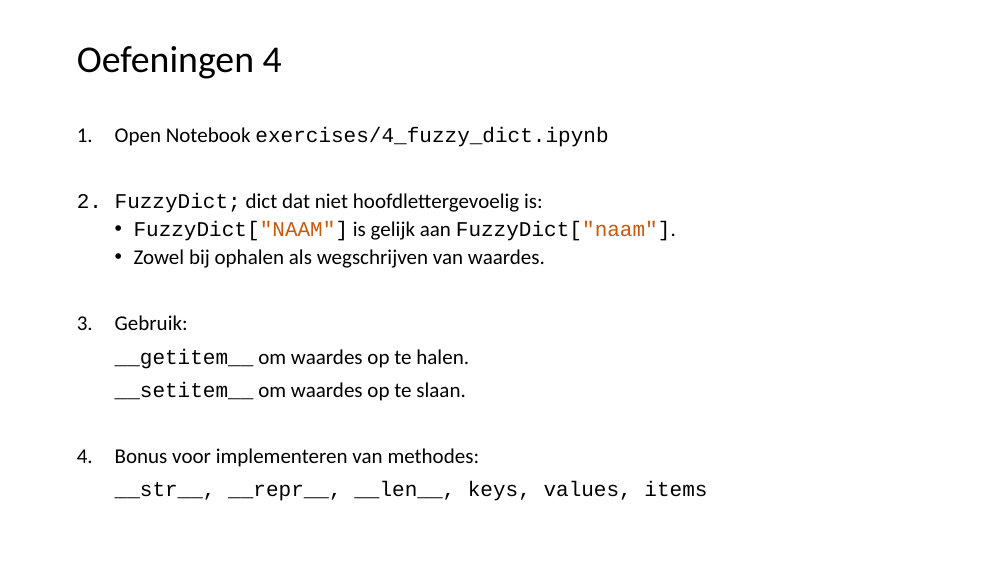
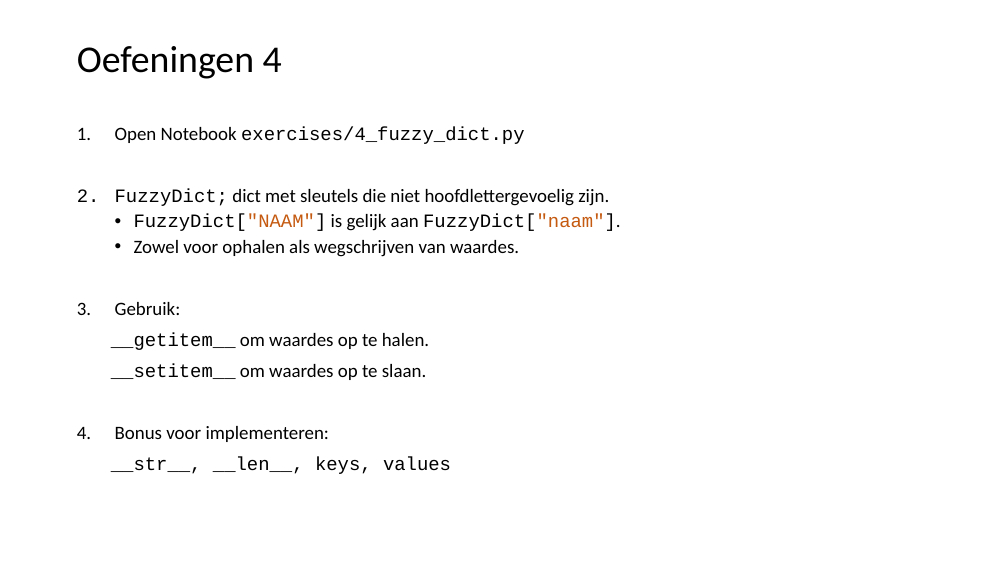
Before and after one commit to LFKoning/knowledge-sharing, a slide deck: slide 42 of python_course_4p/2_syntax_classes/2_syntax_classes.pptx (slide 40 before the commit). Drawn at 1008x567 pixels with LibreOffice and Linux fonts; fonts in the diff are those of the drawing. Boxes give left, top, right and bottom in pixels: in the first picture for what was removed or moved away, otherwise in the second. Text is boxed around its words. In the diff, an @@ line names an element or a change of style, - is before the commit and + after.

```diff
--- a/python_course_4p/2_syntax_classes/2_syntax_classes.pptx
+++ b/python_course_4p/2_syntax_classes/2_syntax_classes.pptx
@@ text at box(115, 127, 609, 206): text changed; size 20 to 18 pt @@
-1. Open Notebook exercises/4_fuzzy_dict.ipynb
-2. FuzzyDict; dict dat niet hoofdlettergevoelig is:
+1. Open Notebook exercises/4_fuzzy_dict.py
+2. FuzzyDict; dict met sleutels die niet hoofdlettergevoelig zijn.
@@ text at box(111, 214, 621, 380): size 20 to 18 pt in "FuzzyDict["NAAM"] is gelijk aan FuzzyDict["naam"].", "Gebruik:", "__getitem__ om waardes op te halen.", "__setitem__ om waardes op te slaan." @@
@@ text at box(134, 240, 519, 257): text changed; size 20 to 18 pt @@
-  • Zowel bij ophalen als wegschrijven van waardes.
+  • Zowel voor ophalen als wegschrijven van waardes.
@@ text at box(111, 426, 451, 474): text changed; size 20 to 18 pt @@
-4. Bonus voor implementeren van methodes:
-__str__, __repr__, __len__, keys, values, items
+4. Bonus voor implementeren:
+__str__, __len__, keys, values
```
Also in this commit, not shown: 39 other slides changed, 6 slides added, 3 slides removed, 20 other files.
